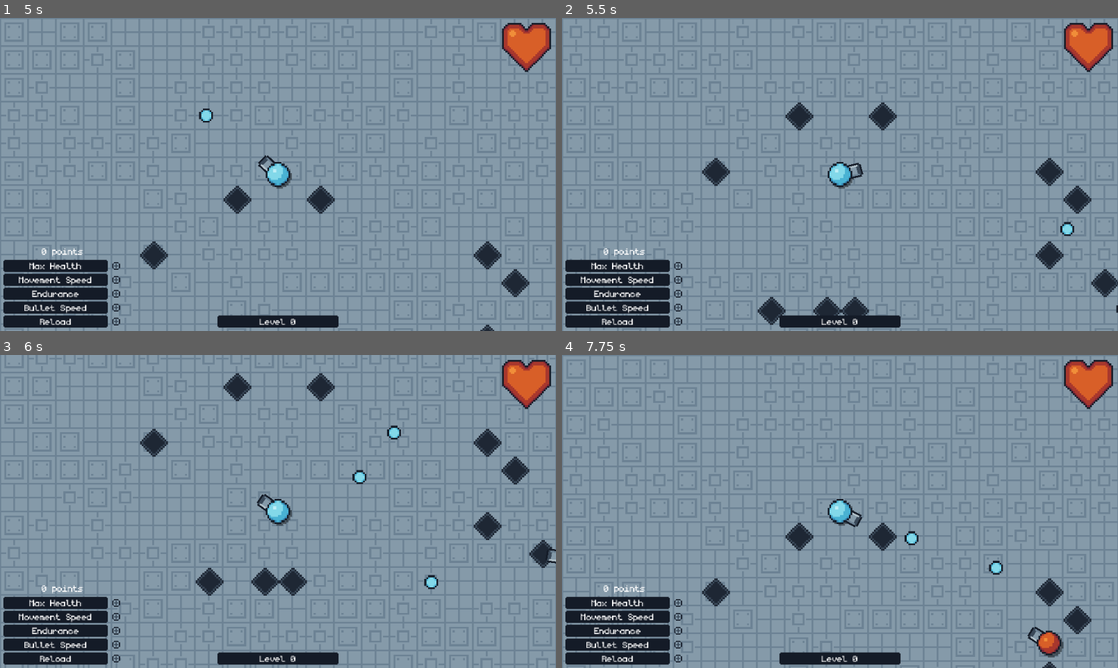
Above: before the commit, frames 1-4 (two rows, left to right).
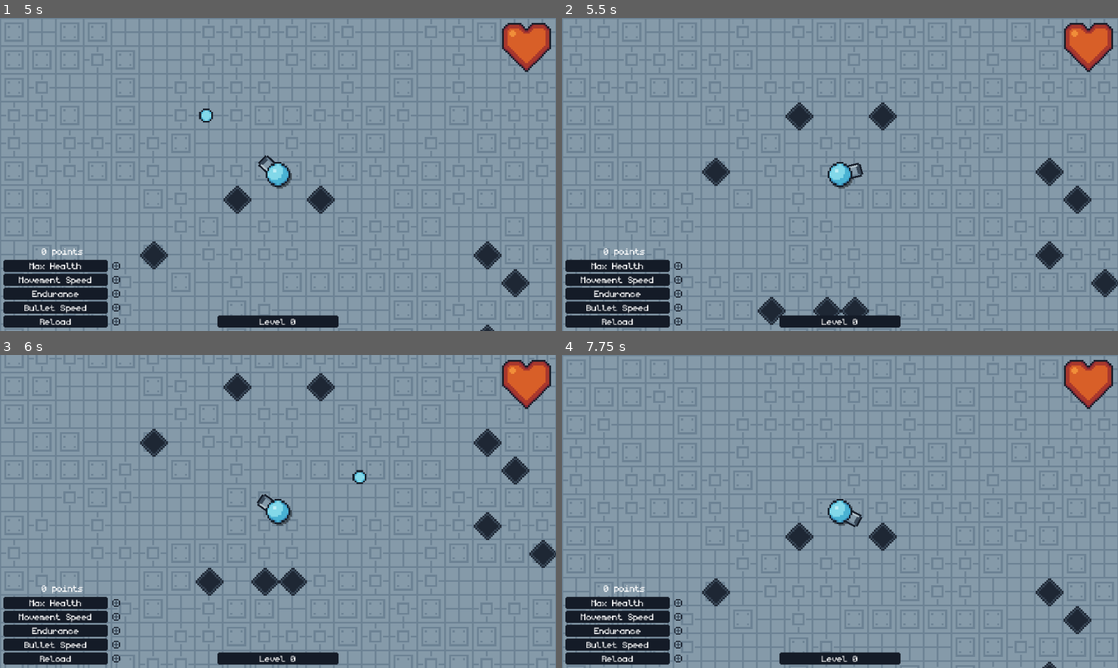
Above: after the commit, the same moments.

Repository: WirelessNine/Geometry-Shooter
Game: Godot game, scene res://scenes/main/world.tscn
The game is run twice, just before and just after one commit, with the same random seed, the same clock (stepped at 60 frames per second) and the same inputs.
Inputs (mouse positions are in pixels of both pictures, inside the frame that each line leads up to):
- Up to frame 1 (5 s): tap Enter (ui_accept) at 0.5, 0.77, 3.77 s; move the mouse to (400, 158) at 0.52 s; press the mouse at (400, 158) at 0.53 s; hold D (right) 0.53-1.25 s; release the mouse at (400, 158) at 1.25 s; drag from (166, 190) to (311, 165) at 1.27 s; move the mouse to (333, 105) at 2.02 s; press the mouse at (333, 105) at 2.03 s; hold D (right) 2.03-2.75 s; tap I at 2.1 s; release the mouse at (333, 105) at 2.75 s; drag from (250, 237) to (278, 33) at 2.77 s; move the mouse to (444, 221) at 3.52 s; press the mouse at (444, 221) at 3.53 s; hold A (left) 3.53-4.25 s; tap Shift at 3.6 s; release the mouse at (444, 221) at 4.25 s; drag from (111, 127) to (194, 96) at 4.27 s
- Up to frame 2 (5.5 s): move the mouse to (867, 174) at 5.02 s; press the mouse at (867, 174) at 5.03 s; hold S (down) from 5.03 s (still down)
- Up to frame 3 (6 s): release S (down) at 5.75 s; release the mouse at (305, 511) at 5.75 s; drag from (194, 433) to (166, 527) at 5.77 s
- Up to frame 4 (7.75 s): move the mouse to (962, 495) at 6.52 s; press the mouse at (962, 495) at 6.53 s; hold W (up) 6.53-7.25 s; tap Alt at 6.6 s; tap Enter (ui_accept) at 6.77 s; release the mouse at (962, 495) at 7.25 s; drag from (728, 527) to (1012, 596) at 7.27 s

Frame 1 is identical in both runs. In frame 2, 0.1% of the frame differs, in the area x 89-100%, y 65-95%; in frame 3, 0.2%; in frame 4, 0.6%, in the area x 61-91%, y 56-97%.
Error after the commit: Invalid access to property or key 'distance_from_player' on a base object of type 'Nil'. (res://scripts/characters/enemy_2d.gd:30)

Commit message:
Use EnemyData for enemies

Diff:
--- /dev/null
+++ b/scenes/characters/enemy.tscn
@@ -0,0 +1,30 @@
+[gd_scene format=3 uid="uid://bwwme27d8y6y3"]
+
+[ext_resource type="Script" uid="uid://dv0seof8e2ryu" path="res://scripts/characters/enemy_2d.gd" id="1_f2e6v"]
+
+[sub_resource type="CircleShape2D" id="CircleShape2D_as85p"]
+radius = 7.0
+
+[node name="Enemy" type="CharacterBody2D" unique_id=1866562351]
+collision_layer = 4
+collision_mask = 13
+script = ExtResource("1_f2e6v")
+metadata/_custom_type_script = "uid://dv0seof8e2ryu"
+
+[node name="Sprite" type="Sprite2D" parent="." unique_id=527412255]
+unique_name_in_owner = true
+region_rect = Rect2(16, 0, 16, 16)
+
+[node name="Shadow" type="Sprite2D" parent="Sprite" unique_id=267783617]
+unique_name_in_owner = true
+modulate = Color(0, 0, 0, 0.42352942)
+show_behind_parent = true
+z_index = -1
+position = Vector2(1, 1)
+region_rect = Rect2(0, 0, 16, 16)
+
+[node name="CollisionShape2D" type="CollisionShape2D" parent="." unique_id=1173626652]
+shape = SubResource("CircleShape2D_as85p")
+
+[node name="ShootTimer" type="Timer" parent="." unique_id=1535451614]
+unique_name_in_owner = true
--- a/scenes/characters/red_dude.tscn
+++ /dev/null
@@ -1,36 +0,0 @@
-[gd_scene format=3 uid="uid://bwwme27d8y6y3"]
-
-[ext_resource type="Texture2D" uid="uid://ca6bblgkxgdv7" path="res://assets/spritesheets/characters.png" id="1_gt2dv"]
-[ext_resource type="Script" uid="uid://dv0seof8e2ryu" path="res://scripts/characters/enemy_2d.gd" id="1_qyjhr"]
-[ext_resource type="PackedScene" uid="uid://2t6iabqy4880" path="res://scenes/weapons/shooter.tscn" id="3_q81to"]
-
-[sub_resource type="CircleShape2D" id="CircleShape2D_as85p"]
-radius = 7.0
-
-[node name="RedDude" type="CharacterBody2D" unique_id=1866562351 node_paths=PackedStringArray("turret")]
-collision_layer = 4
-collision_mask = 13
-script = ExtResource("1_qyjhr")
-max_health = 20
-xp = 5
-turret = NodePath("Shooter")
-metadata/_custom_type_script = "uid://dv0seof8e2ryu"
-
-[node name="Sprite" type="Sprite2D" parent="." unique_id=527412255]
-texture = ExtResource("1_gt2dv")
-region_enabled = true
-region_rect = Rect2(16, 0, 16, 16)
-
-[node name="Shadow" type="Sprite2D" parent="." unique_id=267783617]
-modulate = Color(0, 0, 0, 0.42352942)
-show_behind_parent = true
-position = Vector2(1, 1)
-texture = ExtResource("1_gt2dv")
-region_enabled = true
-region_rect = Rect2(0, 0, 16, 16)
-
-[node name="CollisionShape2D" type="CollisionShape2D" parent="." unique_id=1173626652]
-shape = SubResource("CircleShape2D_as85p")
-
-[node name="Shooter" parent="." unique_id=1488103016 instance=ExtResource("3_q81to")]
-enemy_turret = true
--- a/scripts/characters/enemy_2d.gd
+++ b/scripts/characters/enemy_2d.gd
@@ -5,22 +5,16 @@
 
 const SMOOTHNESS: float = 20.0
 const LOOK_ACCURCY: float = 0.6
+const DISTANCE_BUFFER: float = 15
 
-@export_range(1.0, 9999.9, 1.0) var max_health: int = 10
-@export var speed: float = 60.0
-@export var player_distance: float = 50.0
-@export var distance_buffer: float = 30.0
-@export var xp: int = 10
-@export var turret: Turret2D
+var data: EnemyData
 
 var health: int
-var bullet_timer: Timer
+var turret: Turret2D
 
-
-func _ready() -> void:
-	health = max_health
-
-	_create_bullet_timer()
+@onready var sprite: Sprite2D = %Sprite
+@onready var shadow: Sprite2D = %Shadow
+@onready var shoot_timer: Timer = %ShootTimer
 
 
 func _physics_process(delta: float) -> void:
@@ -33,10 +27,10 @@
 
 	var lerp_weight: float = delta * SMOOTHNESS
 
-	if distance > player_distance + distance_buffer:
-		velocity = velocity.lerp(direction * speed, lerp_weight)
-	elif distance < player_distance - distance_buffer:
-		velocity = velocity.lerp(-direction * speed, lerp_weight)
+	if distance > data.distance_from_player + DISTANCE_BUFFER:
+		velocity = velocity.lerp(direction * data.speed, lerp_weight)
+	elif distance < data.distance_from_player - DISTANCE_BUFFER:
+		velocity = velocity.lerp(-direction * data.speed, lerp_weight)
 	else:
 		velocity = velocity.lerp(Vector2.ZERO, lerp_weight)
 
@@ -45,11 +39,31 @@
 	_handle_turret(delta)
 
 
+func set_enemy_data(new_data: EnemyData) -> void:
+	if not is_node_ready():
+		await ready
+
+	data = new_data
+
+	health = new_data.health
+
+	if is_instance_valid(turret):
+		remove_child(turret)
+		turret.queue_free()
+
+	turret = new_data.weapon_scene.instantiate()
+
+	add_child(turret)
+
+	sprite.texture = new_data.enemy_sprite
+	shadow.texture = new_data.enemy_sprite
+
+
 func take_damage(amount: int) -> void:
 	health -= amount
 
 	if health <= 0:
-		Globals.add_level_progress(xp)
+		Globals.add_level_progress(data.xp)
 		queue_free()
 
 		died.emit()
@@ -67,16 +81,5 @@
 	turret.rotation = lerp_angle(turret.rotation, to_player.angle(), delta * 20.0)
 
 
-func _create_bullet_timer() -> void:
-	bullet_timer = Timer.new()
-	bullet_timer.timeout.connect(_on_bullet_timer_timeout)
-
-	add_child(bullet_timer)
-
-	await get_tree().create_timer(randf_range(0.5, 2.0)).timeout
-
-	bullet_timer.start(turret.shoot_delay)
-
-
 func _on_bullet_timer_timeout() -> void:
 	turret.shoot()
--- a/scripts/resources/enemy_data.gd
+++ b/scripts/resources/enemy_data.gd
@@ -1,6 +1,8 @@
 class_name EnemyData
 extends Resource
 
+##The sprite of the enemy.
+@export var enemy_sprite: Texture2D
 ##The max health of the enemy.
 @export_range(1.0, 500.0, 1.0) var health: int = 10
 ##The movement speed of the enemy.
Not shown, changed: kanban_tasks_data.kanban
